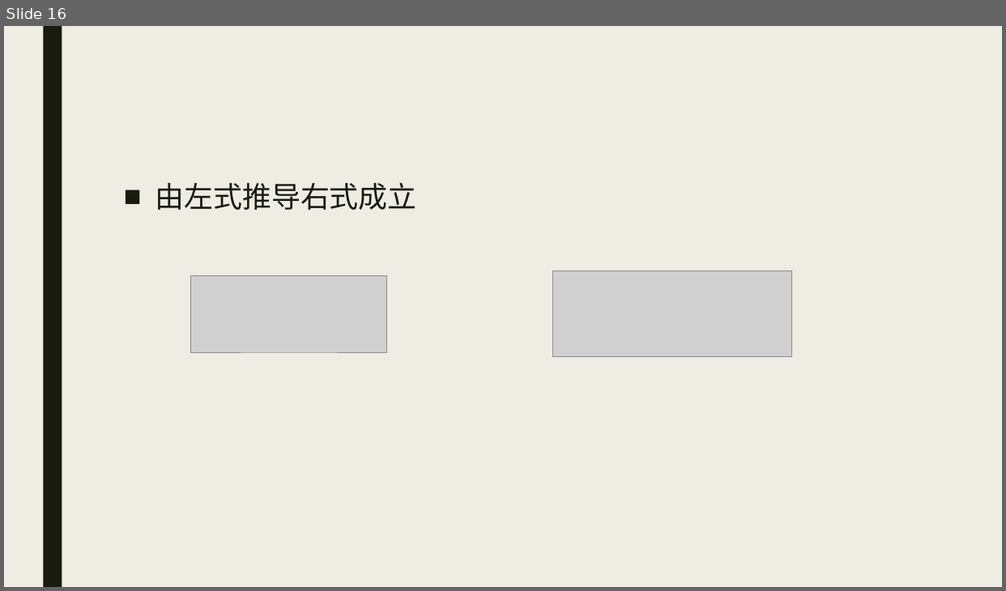
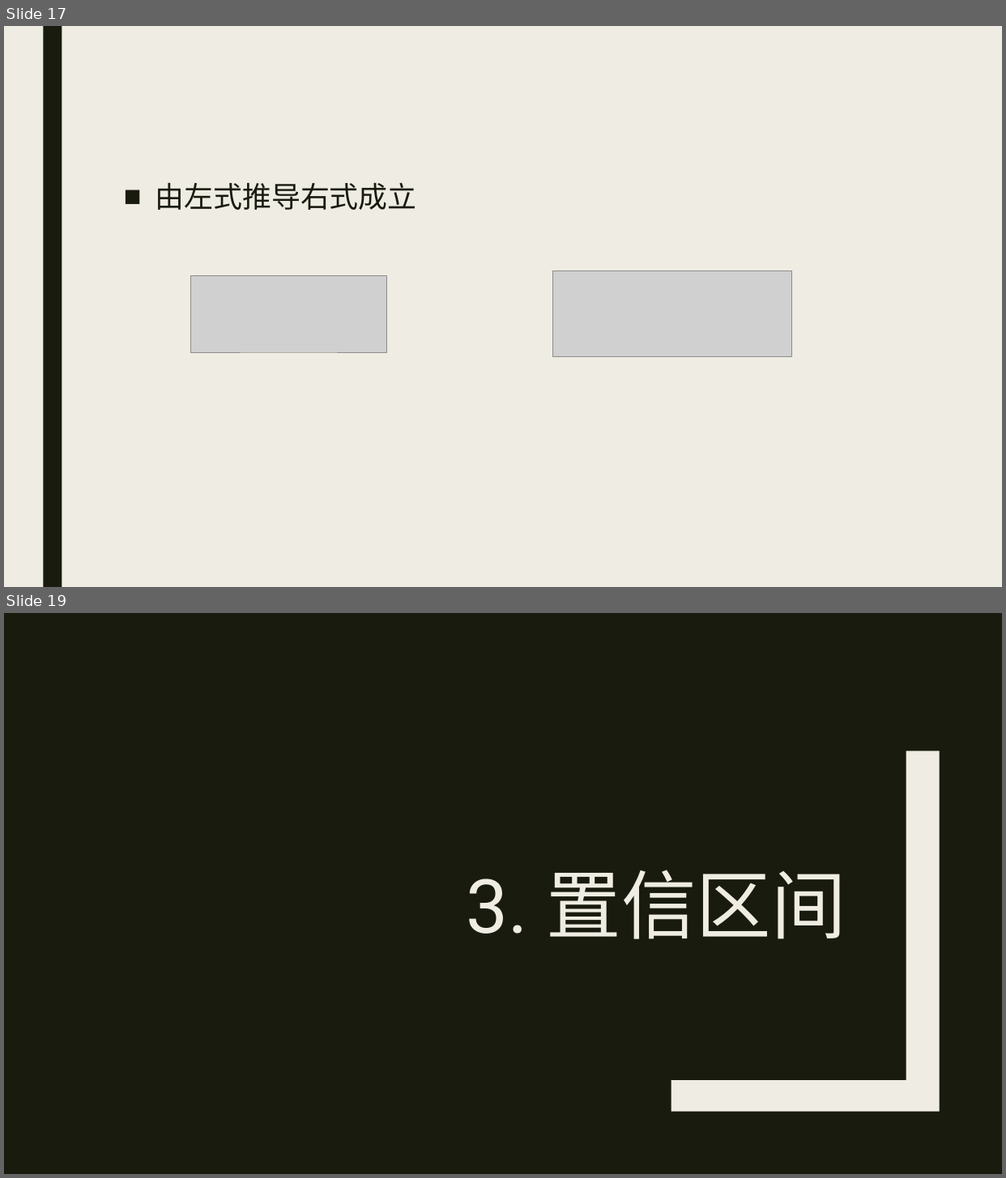
Before and after one commit to beneon/medstat, a slide deck: lect-2/lect-2.pptx. Shown one above the other, each under a label of ours: slide 16 before the commit, slides 17 and 19 after it; the slides between them are not shown. The pictures are 1006x591 and 1006x1178 pixels, drawn with LibreOffice and Linux fonts; fonts in the diff are those of the drawing; grey boxes stand for pictures. Boxes give left, top, right and bottom in pixels: in the first picture for what was removed or moved away, otherwise in the second. Text is boxed around its words. In the diff, an @@ line names an element or a change of style, - is before the commit and + after.

```diff
--- a/lect-2/lect-2.pptx
+++ b/lect-2/lect-2.pptx
@@ slide 19 added at <box>4,613,1002,1174</box>, background #191B0E @@
@@ freeform shape added at <box>671,751,940,1112</box>, fill #EFEDE3 @@
@@ title added at <box>467,870,846,939</box>, 72 pt, text #EFEDE3 @@
+3. 置信区间
@@ what was slide 16 is now slide 17 @@
```
Also in this commit, not shown: 7 other slides added, 4 other files.
